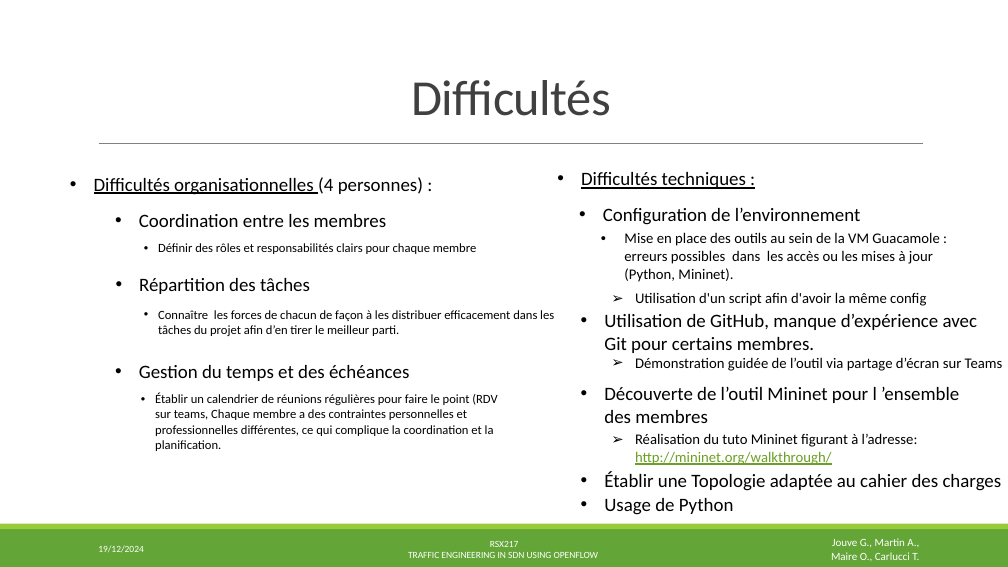
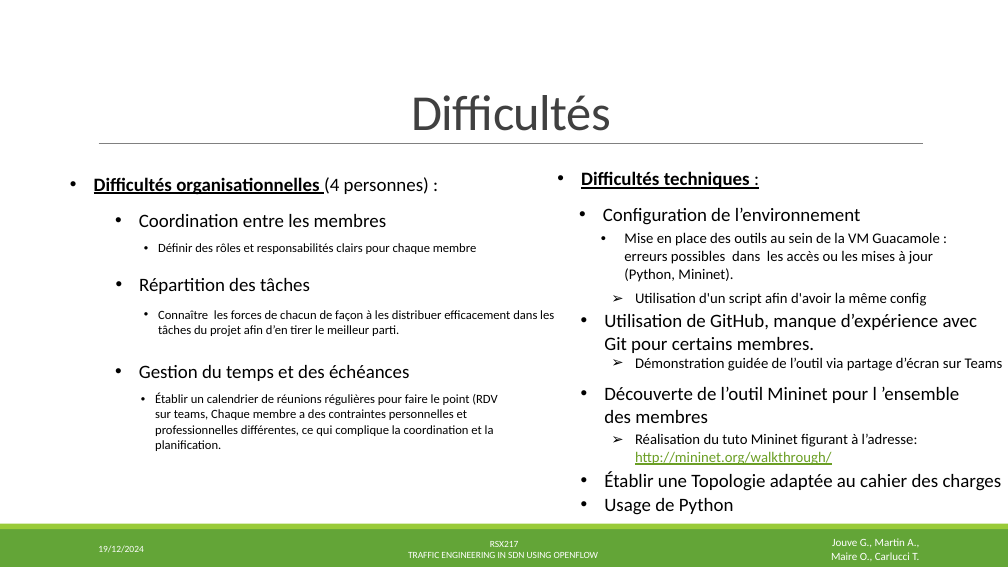
Before and after one commit to soranjade/RSX217_MINI-PROJ, a slide deck: slide 2 of presentation_19nov24.pptx. Drawn at 1008x567 pixels with LibreOffice and Linux fonts; fonts in the diff are those of the drawing. Boxes give left, top, right and bottom in pixels: in the first picture for what was removed or moved away, otherwise in the second. Text is boxed around its words. In the diff, an @@ line names an element or a change of style, - is before the commit and + after.

```diff
--- a/presentation_19nov24.pptx
+++ b/presentation_19nov24.pptx
@@ title "Difficultés": place and size @@
-title "Difficultés" at [411, 80, 610, 116]
+title "Difficultés" at [411, 95, 610, 131]
@@ text "Difficultés organisationnelles (4 personnes) :" at [94, 177, 429, 195]: bold on in "Difficultés organisationnelles" @@
@@ text "Difficultés techniques :" at [581, 171, 750, 189]: bold on @@
```
Also in this commit, not shown: 1 other slide changed.
